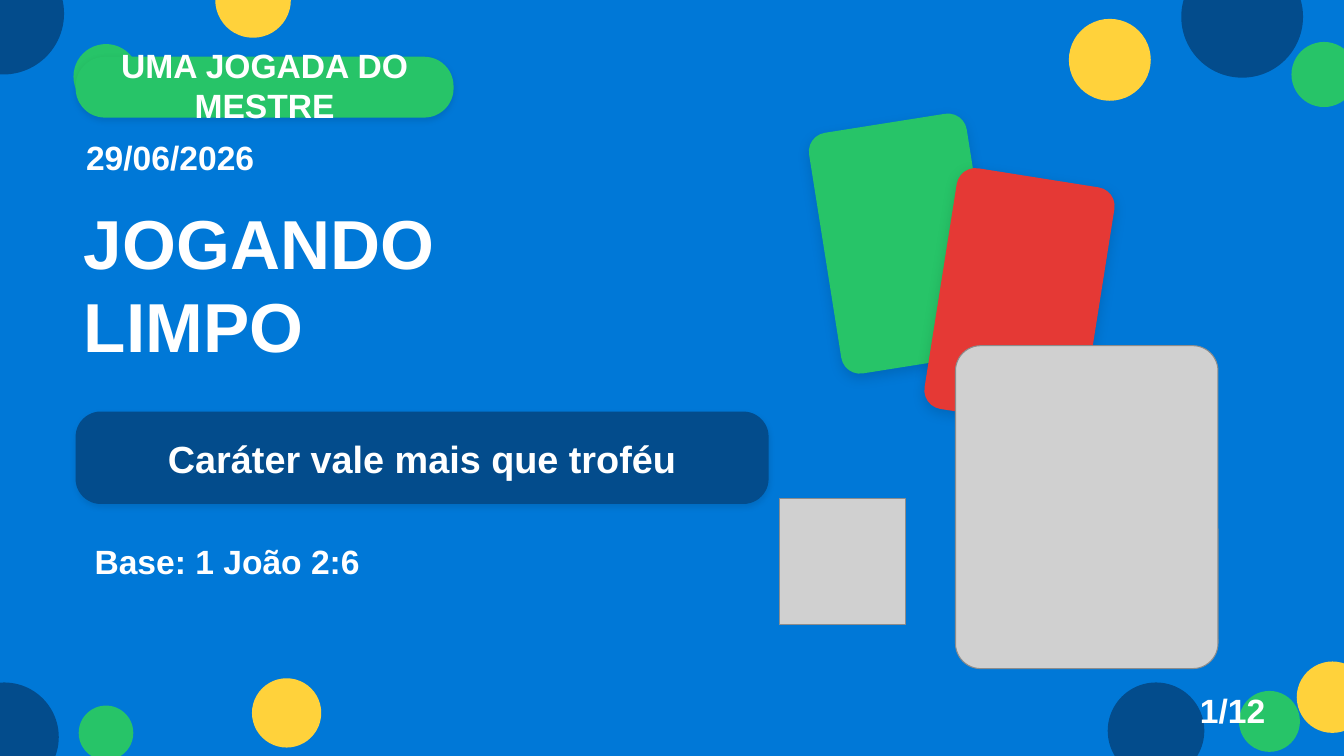
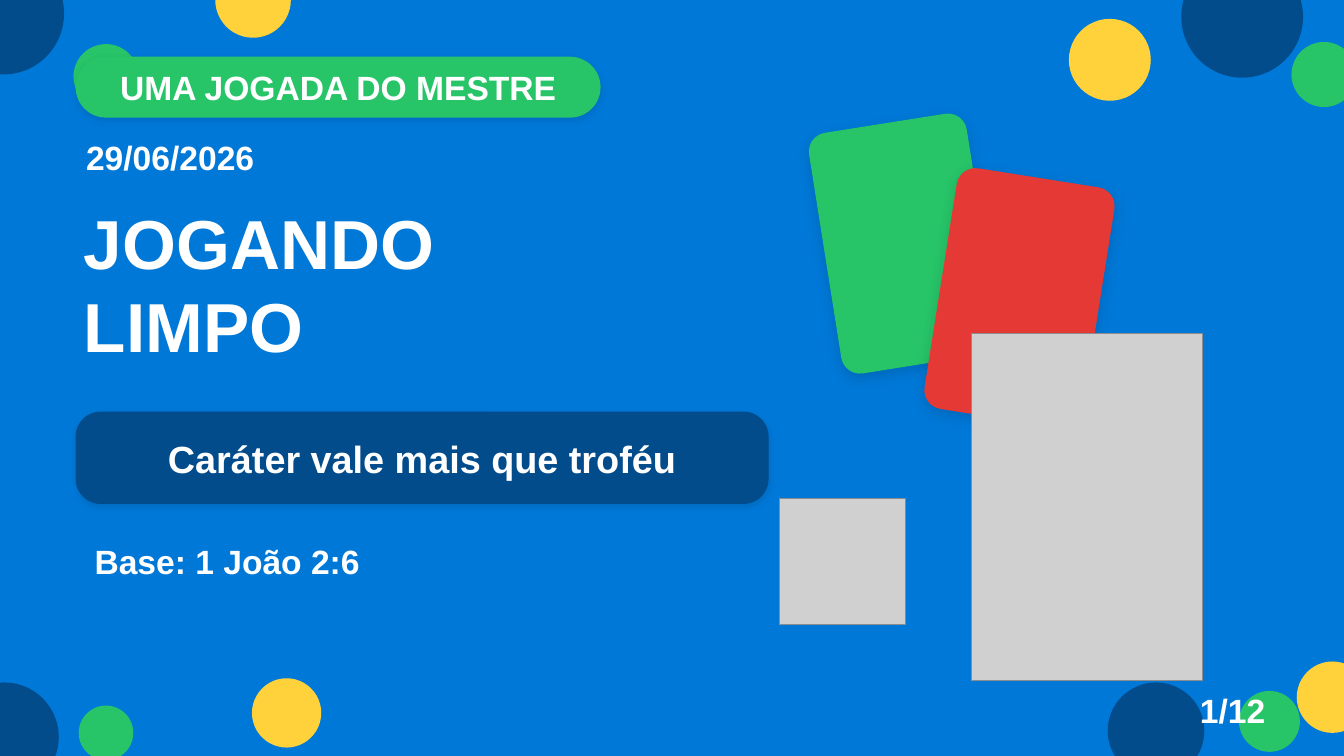
Before and after one commit to rodrigoasouza93/cultokids, a slide deck: slide 1 of apresentacoes/2026-06-29-jogando-limpo/culto-kids-2026-06-29-jogando-limpo.pptx. Drawn at 1344x756 pixels with LibreOffice and Linux fonts; fonts in the diff are those of the drawing; grey boxes stand for pictures. Boxes give left, top, right and bottom in pixels: in the first picture for what was removed or moved away, otherwise in the second. Text is boxed around its words. In the diff, an @@ line names an element or a change of style, - is before the commit and + after.

```diff
--- a/apresentacoes/2026-06-29-jogando-limpo/culto-kids-2026-06-29-jogando-limpo.pptx
+++ b/apresentacoes/2026-06-29-jogando-limpo/culto-kids-2026-06-29-jogando-limpo.pptx
@@ rounded rectangle: place and size @@
-rounded rectangle at <box>76,56,454,117</box>
+rounded rectangle at <box>76,56,601,117</box>
@@ rounded rectangle at <box>76,56,601,117</box>: proportions changed @@
@@ text "UMA JOGADA DO MESTRE" rewrapped from <box>121,51,408,125</box> to <box>120,76,556,101</box> @@
@@ picture: place and size @@
-picture at <box>956,346,1218,668</box>
+picture at <box>972,334,1203,681</box>
```
Also in this commit, not shown: 4 other slides changed, 4 other files.
